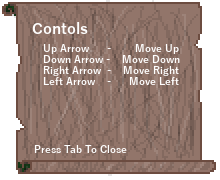
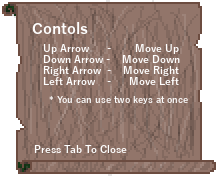
Revision of a layered 220x180 image; what changed, layer by layer:
added layer "* You can use two keys at once" above "Press Tab To Close" over (49, 96, 188, 104)
